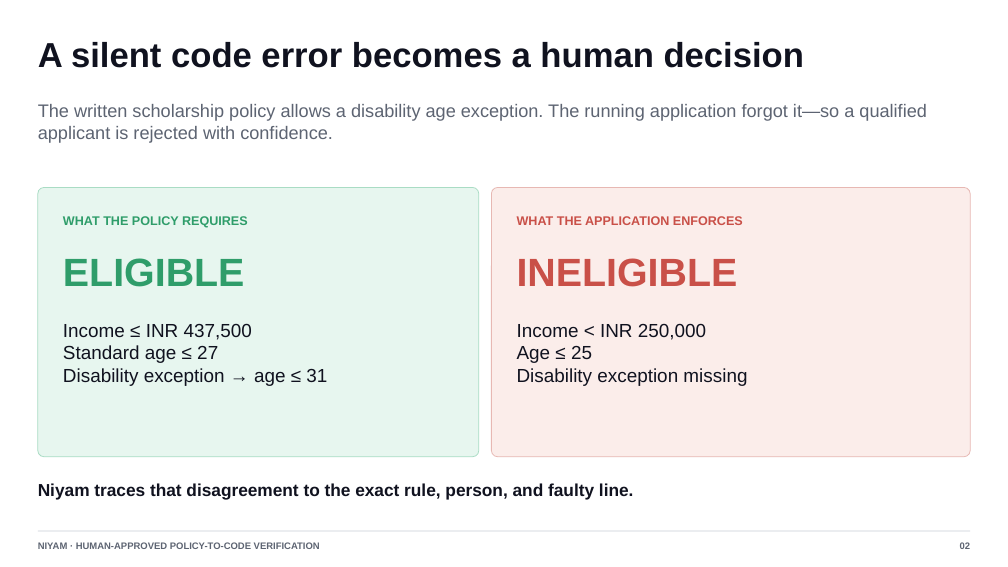
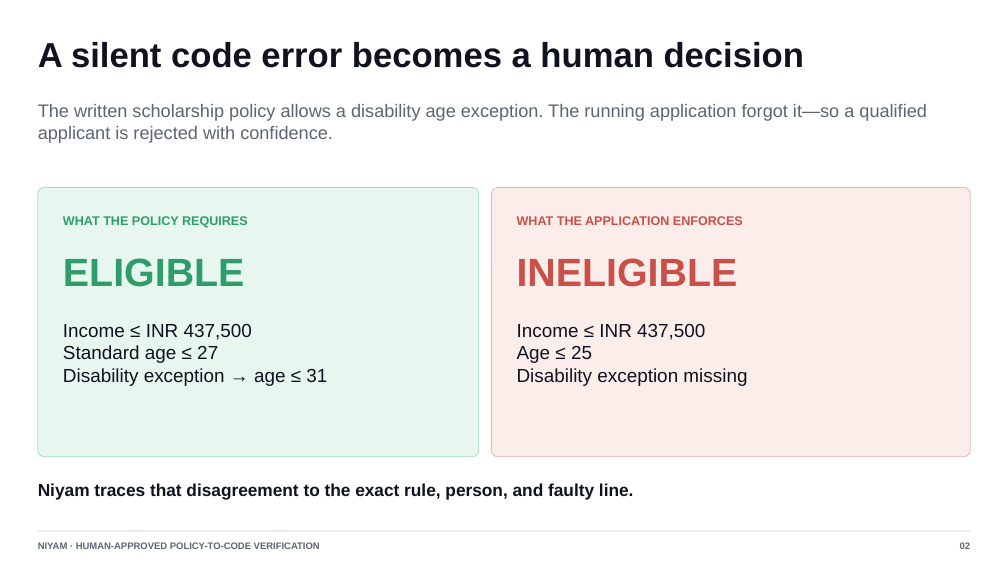
Before and after one commit to Awowowow/niyam, a slide deck: slide 2 of docs/Niyam-Hackathon-Pitch-Deck.pptx. Drawn at 1008x567 pixels with LibreOffice and Linux fonts; fonts in the diff are those of the drawing. Boxes give left, top, right and bottom in pixels: in the first picture for what was removed or moved away, otherwise in the second. Text is boxed around its words. In the diff, an @@ line names an element or a change of style, - is before the commit and + after.

```diff
--- a/docs/Niyam-Hackathon-Pitch-Deck.pptx
+++ b/docs/Niyam-Hackathon-Pitch-Deck.pptx
@@ text at (517,323,747,386): text changed @@
-Income < INR 250,000
-Age ≤ 25
-Disability exception missing
+Income ≤ INR 437,500
+Age ≤ 25
+Disability exception missing
```
Also in this commit, not shown: 1 other slide changed.
